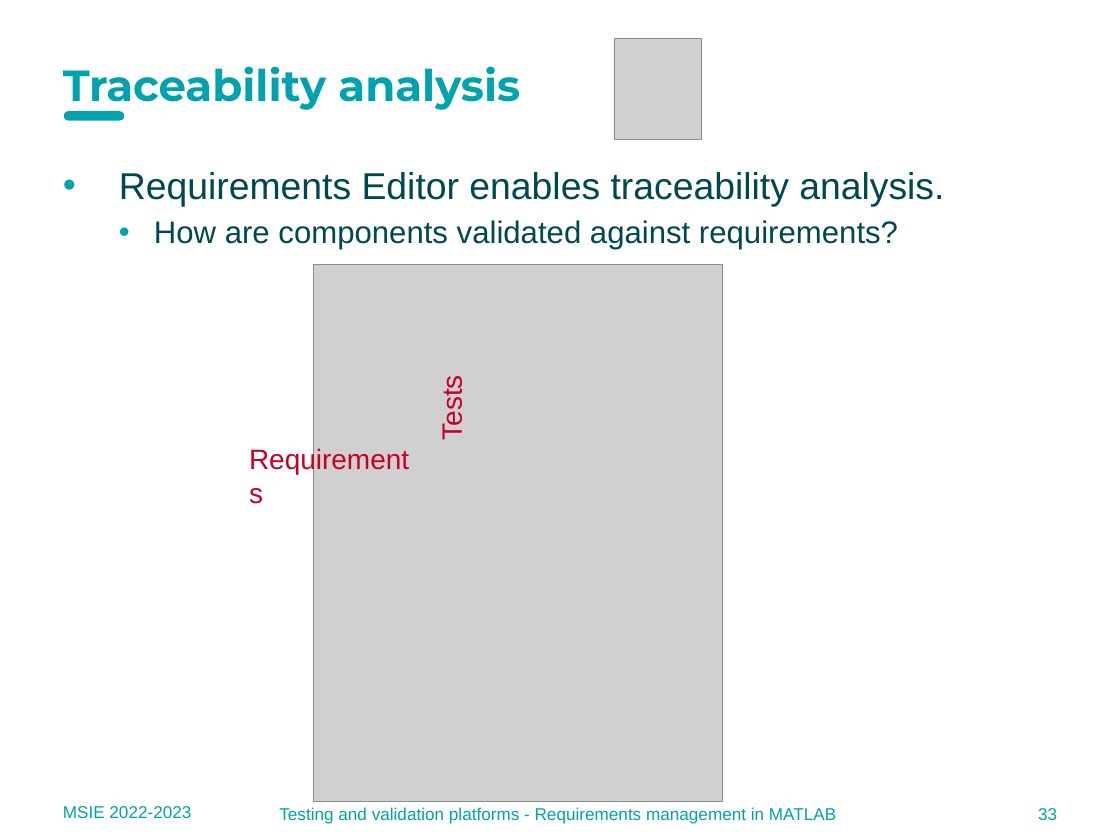
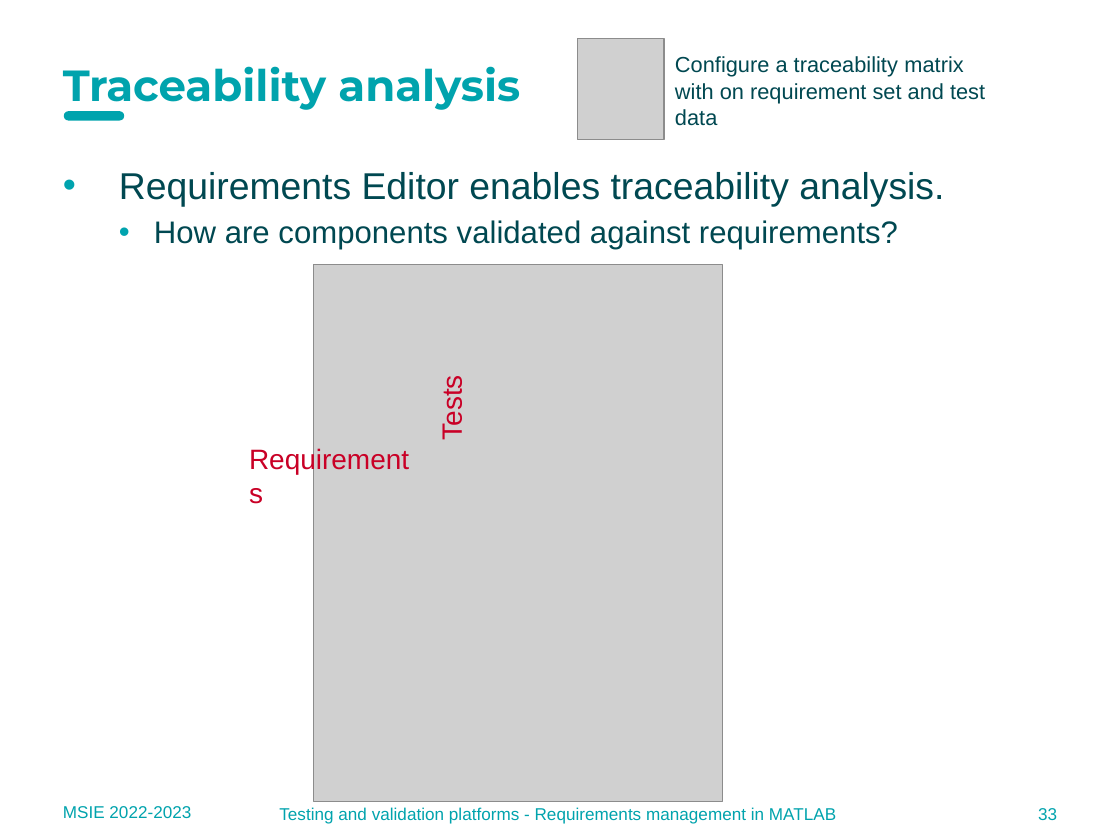
Before and after one commit to MU-MATHWORKS/MODEL-BASED-LIFE-CYCLE-WITH-MATLAB-SIMULINK, a slide deck: slide 33 of 2_PHASE3_Requirements/docs/2.2 Requirements management in MATLAB_EN.pptx. Drawn at 1120x840 pixels with LibreOffice and Linux fonts; fonts in the diff are those of the drawing; grey boxes stand for pictures; background and template pictures are left out. Boxes give left, top, right and bottom in pixels: in the first picture for what was removed or moved away, otherwise in the second. Text is boxed around its words. In the diff, an @@ line names an element or a change of style, - is before the commit and + after.

```diff
--- a/2_PHASE3_Requirements/docs/2.2 Requirements management in MATLAB_EN.pptx
+++ b/2_PHASE3_Requirements/docs/2.2 Requirements management in MATLAB_EN.pptx
@@ picture: place and size @@
-picture at [615, 38, 701, 140]
+picture at [578, 38, 664, 140]
@@ text added at [675, 56, 985, 126], 14 pt, text #004851 @@
+Configure a traceability matrix with on requirement set and test data
```
Also in this commit, not shown: 8 other slides changed, 24 other files.
